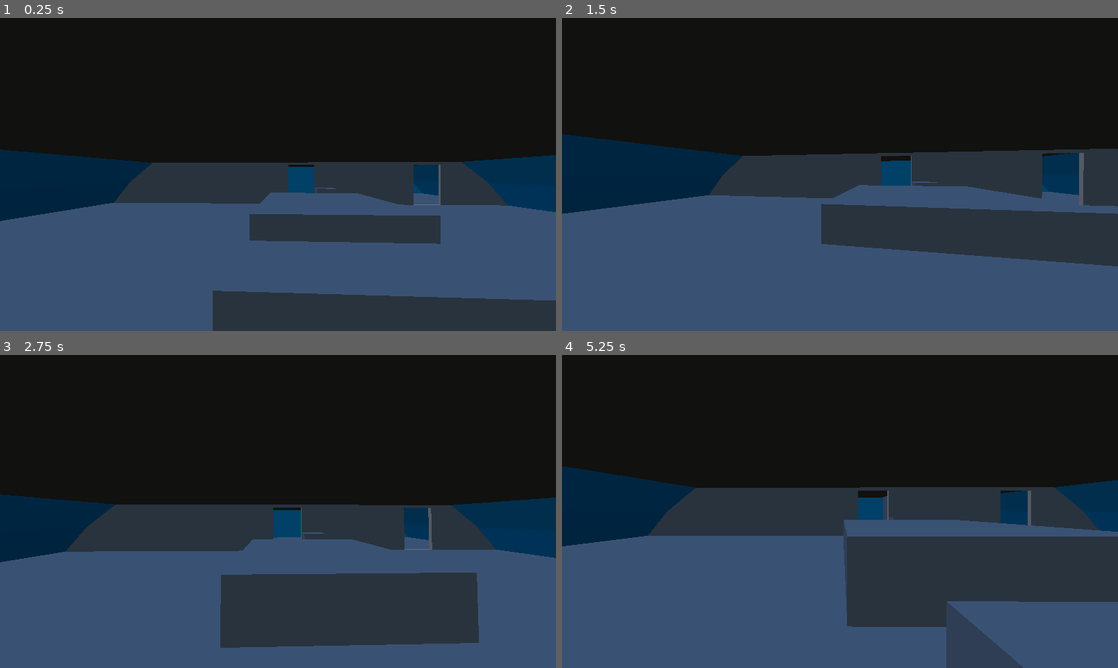
Above: before the commit, frames 1-4 (two rows, left to right).
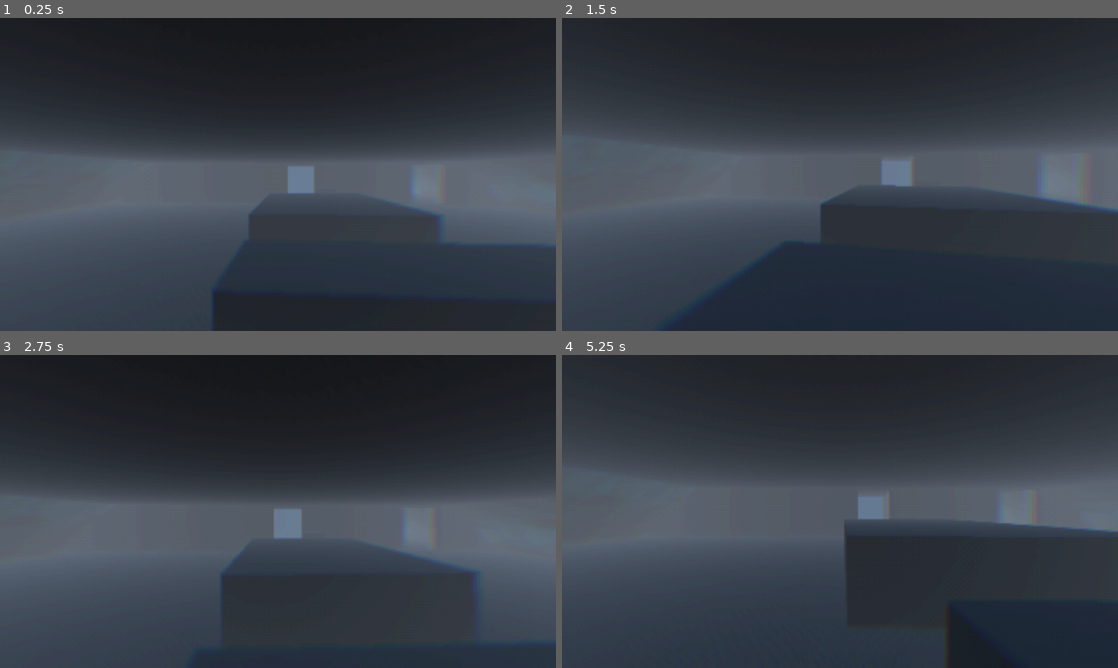
Above: after the commit, the same moments.

Repository: chybby/ldjam57
Game: Godot game, scene res://scenes/main/main.tscn
Same seed, same stepped clock (60 frames per second), same inputs: the game is played once before the commit and once after it.
Inputs (mouse positions are in pixels of both pictures, inside the frame that each line leads up to):
- Up to frame 1 (0.25 s): no input
- Up to frame 2 (1.5 s): tap Enter at 0.5 s; move the mouse to (867, 174) at 0.52 s; hold Ctrl (crouch) 0.53-1.28 s; hold W (move_forward) from 0.53 s (still down); tap Space (jump) at 0.77, 1.25 s; move the mouse to (812, 174) at 1.27 s; click (812, 174) at 1.35 s
- Up to frame 3 (2.75 s): keep holding W (move_forward); tap Space (jump) at 1.52 s; move the mouse to (289, 505) at 2.02 s; tap Shift (sprint) at 2.1 s
- Up to frame 4 (5.25 s): keep holding W (move_forward); tap Enter at 2.75 s; move the mouse to (834, 517) at 2.77 s; tap O at 2.85 s; tap Space (jump) at 3.02, 3.77, 4.52 s; move the mouse to (878, 514) at 3.52 s; tap U at 3.6 s; move the mouse to (795, 508) at 4.27 s; tap Tab at 4.35 s; move the mouse to (845, 511) at 5.02 s; hold Ctrl (crouch) from 5.03 s (still down)

The runs differ from the first frame. In frame 1, 66% of the frame differs, in the area x 0-100%, y 6-100%; in frame 2, 85%, in the area x 0-100%, y 0-100%; in frame 3, 62%; in frame 4, 85%.

Commit message:
updated graphics

Diff:
--- a/project.godot
+++ b/project.godot
@@ -120,5 +120,8 @@
 
 [rendering]
 
+textures/canvas_textures/default_texture_filter=0
 textures/vram_compression/import_etc2_astc=true
+anti_aliasing/screen_space_roughness_limiter/enabled=false
+scaling_3d/scale=0.5
 environment/default_environment="res://resources/default_env.tres"
--- a/scenes/game_objects/level/level.tscn
+++ b/scenes/game_objects/level/level.tscn
@@ -1,9 +1,12 @@
-[gd_scene load_steps=26 format=3 uid="uid://b8ic6wdu3t8ql"]
+[gd_scene load_steps=29 format=3 uid="uid://b8ic6wdu3t8ql"]
 
 [ext_resource type="Script" uid="uid://b14gnnw5gomgq" path="res://scenes/main/level.gd" id="1_pt7sd"]
 [ext_resource type="PackedScene" uid="uid://bdlc32ufvi3ef" path="res://interactable.tscn" id="2_1i0lj"]
+[ext_resource type="Texture2D" uid="uid://ndw2wx1q8tff" path="res://assets/wall90.png" id="2_78e8x"]
 [ext_resource type="Script" uid="uid://bfnh2q4aptvfb" path="res://scenes/game_objects/level/bed.gd" id="2_qx8j2"]
+[ext_resource type="Texture2D" uid="uid://dm553r43cdjbl" path="res://assets/floor.png" id="3_ltutm"]
 [ext_resource type="Script" uid="uid://djl2ilb3t2wow" path="res://scenes/game_objects/level/bilge_controls.gd" id="4_vw1pa"]
+[ext_resource type="Texture2D" uid="uid://cxigk52ttl8hh" path="res://assets/metal-rusted-background.png" id="7_2ptmb"]
 
 [sub_resource type="BoxShape3D" id="BoxShape3D_vw1pa"]
 size = Vector3(25, 5.3, 11.7)
@@ -35,7 +38,8 @@
 albedo_color = Color(0, 0.517802, 0.768486, 1)
 
 [sub_resource type="StandardMaterial3D" id="StandardMaterial3D_1i0lj"]
-albedo_color = Color(0, 0.517802, 0.768486, 1)
+albedo_texture = ExtResource("2_78e8x")
+uv1_scale = Vector3(25, 6.175, 1)
 
 [sub_resource type="StandardMaterial3D" id="StandardMaterial3D_qx8j2"]
 albedo_color = Color(0, 0.517802, 0.768486, 1)
@@ -45,6 +49,8 @@
 
 [sub_resource type="StandardMaterial3D" id="StandardMaterial3D_llh75"]
 albedo_color = Color(0.369795, 0.435126, 0.508726, 1)
+albedo_texture = ExtResource("3_ltutm")
+uv1_scale = Vector3(10, 10, 1)
 
 [sub_resource type="BoxShape3D" id="BoxShape3D_qx8j2"]
 size = Vector3(1.6, 2.6, 0.4)
@@ -53,7 +59,7 @@
 size = Vector3(4.5, 1.15, 2.45)
 
 [sub_resource type="StandardMaterial3D" id="StandardMaterial3D_78e8x"]
-albedo_color = Color(0.765127, 0, 0.336076, 1)
+albedo_texture = ExtResource("7_2ptmb")
 
 [sub_resource type="StandardMaterial3D" id="StandardMaterial3D_tswho"]
 albedo_color = Color(0.765127, 0, 0.336076, 1)
--- /dev/null
+++ b/scenes/main/main.gdshader
@@ -0,0 +1,90 @@
+shader_type canvas_item;
+#define MAXCOLORS 64
+
+//Chromatic aberration
+uniform bool enable_aberration = true;
+uniform int levels = 3;
+uniform float spread = 0.01;
+
+//Dithering
+uniform bool enable_dithering = true;
+uniform int colors : hint_range(1, MAXCOLORS) = 12;
+uniform int dither_size : hint_range(1, 8) = 1;
+
+uniform sampler2D SCREEN_TEXTURE : hint_screen_texture, filter_linear_mipmap;
+
+// Bayer dithering matrix
+float dithering_pattern(ivec2 fragcoord) {
+    const float pattern[] = {
+        0.00, 0.50, 0.10, 0.65,
+        0.75, 0.25, 0.90, 0.35,
+        0.20, 0.70, 0.05, 0.50,
+        0.95, 0.40, 0.80, 0.30
+    };
+
+    int x = fragcoord.x % 4;
+    int y = fragcoord.y % 4;
+
+    return pattern[y * 4 + x];
+}
+
+// Color reduction function
+float reduce_color(float raw, float dither, int depth) {
+    float div = 1.0 / float(depth);
+    float val = 0.0;
+    int i = 0;
+
+    while (i <= MAXCOLORS) {
+        if (raw > div * (float(i + 1))) {
+            i = i + 1;
+            continue;
+        }
+
+        if (raw * float(depth) - float(i) <= dither * 0.999) {
+            val = div * float(i);
+        } else {
+            val = div * float(i + 1);
+        }
+        return val;
+
+        i = i + 1;
+    }
+
+    return val;
+}
+
+vec3 chromatic_slice(float t){
+	vec3 res = vec3(1.0-t, 1.0 - abs(t - 1.0), t - 1.0);
+	return max(res, 0.0);
+}
+
+void fragment(){
+    vec3 final_color;
+    if(enable_aberration) {
+	   vec3 sum = vec3(0.0);
+	   final_color = vec3(0.0);
+	   vec2 offset = (UV - vec2(0.5))*vec2(1,-1);
+	   for(int i = 0; i < levels; i++){
+		  float t = 2.0*float(i)/float(levels-1); // range 0.0->2.0
+		  vec3 slice = vec3(1.0-t, 1.0 - abs(t - 1.0), t - 1.0);
+		  slice = max(slice, 0.0);
+		  sum += slice;
+		  vec2 slice_offset = (t-1.0)*spread*offset;
+		  final_color += slice * texture(SCREEN_TEXTURE, SCREEN_UV + slice_offset).rgb;
+	   }
+	   final_color /= sum;
+    } else {
+        final_color = texture(SCREEN_TEXTURE, SCREEN_UV).rgb;
+    }
+
+    if(enable_dithering) {
+        ivec2 uv = ivec2(FRAGCOORD.xy / float(dither_size));
+        float dithering_value = dithering_pattern(uv);
+
+        final_color.r = reduce_color(final_color.r, (dithering_value - 0.5) * dithering_value + 0.5, colors - 1);
+        final_color.g = reduce_color(final_color.g, (dithering_value - 0.5) * dithering_value + 0.5, colors - 1);
+        final_color.b = reduce_color(final_color.b, (dithering_value - 0.5) * dithering_value + 0.5, colors - 1);
+    }
+
+    COLOR.rgb = final_color;
+}
--- a/scenes/main/main.tscn
+++ b/scenes/main/main.tscn
@@ -1,9 +1,10 @@
-[gd_scene load_steps=10 format=3 uid="uid://ef5dqqevmxcn"]
+[gd_scene load_steps=12 format=3 uid="uid://ef5dqqevmxcn"]
 
 [ext_resource type="Script" uid="uid://b4w208eselw6d" path="res://scenes/main/main.gd" id="1_jcq7f"]
 [ext_resource type="PackedScene" uid="uid://cwav8ma78d78y" path="res://scenes/game_objects/player/player.tscn" id="1_rrmv2"]
 [ext_resource type="PackedScene" uid="uid://b8ic6wdu3t8ql" path="res://scenes/game_objects/level/level.tscn" id="3_k2fmo"]
-[ext_resource type="AudioStream" uid="uid://cfmvp6qtpnbrf" path="res://resources/bgmusic.mp3" id="4_l3cfh"]
+[ext_resource type="Script" uid="uid://dg5ti4ep33k6y" path="res://scenes/main/postprocessing.gd" id="4_6q06x"]
+[ext_resource type="Shader" uid="uid://cb0mfmpkehdnp" path="res://scenes/main/main.gdshader" id="4_l3cfh"]
 
 [sub_resource type="StandardMaterial3D" id="StandardMaterial3D_k2fmo"]
 transparency = 1
@@ -26,6 +27,17 @@
 sky = SubResource("Sky_k2fmo")
 tonemap_mode = 2
 glow_enabled = true
+fog_enabled = true
+fog_density = 0.025
+
+[sub_resource type="ShaderMaterial" id="ShaderMaterial_l3cfh"]
+shader = ExtResource("4_l3cfh")
+shader_parameter/enable_aberration = true
+shader_parameter/levels = 5
+shader_parameter/spread = 0.03
+shader_parameter/enable_dithering = true
+shader_parameter/colors = 64
+shader_parameter/dither_size = 2
 
 [node name="Main" type="Node3D"]
 script = ExtResource("1_jcq7f")
@@ -43,5 +55,15 @@
 environment = SubResource("Environment_l3cfh")
 
 [node name="AudioStreamPlayer2D" type="AudioStreamPlayer" parent="."]
-stream = ExtResource("4_l3cfh")
 autoplay = true
+
+[node name="CanvasLayer" type="CanvasLayer" parent="."]
+script = ExtResource("4_6q06x")
+
+[node name="ColorRect" type="ColorRect" parent="CanvasLayer"]
+material = SubResource("ShaderMaterial_l3cfh")
+anchors_preset = 15
+anchor_right = 1.0
+anchor_bottom = 1.0
+grow_horizontal = 2
+grow_vertical = 2
--- /dev/null
+++ b/scenes/main/postprocessing.gd
@@ -0,0 +1,5 @@
+extends CanvasLayer
+
+
+func _ready() -> void:
+    $ColorRect.mouse_filter = Control.MOUSE_FILTER_IGNORE
Binary file added: assets/Untitled.png
Not shown, added: assets/Untitled.png.import
Binary file added: assets/floor.png
Not shown, added: assets/floor.png.import
Binary file added: assets/metal-rusted-background.png
Not shown, added: assets/metal-rusted-background.png.import
Binary file added: assets/sheeeeeeeeeeet1.png
Not shown, added: assets/sheeeeeeeeeeet1.png.import
Binary file added: assets/wall.png
Not shown, added: assets/wall.png.import
Binary file added: assets/wall90.png
Not shown, added: assets/wall90.png.import
(and 2 more such lines)
